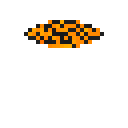
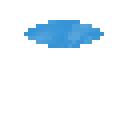
Before/after of a 128x128 layered artwork. What changed in the layer stack:
renamed "Water copy" to "Lava", hid it over (24, 20, 104, 48)
added layer "River water" above "Water" over (24, 20, 104, 48)
